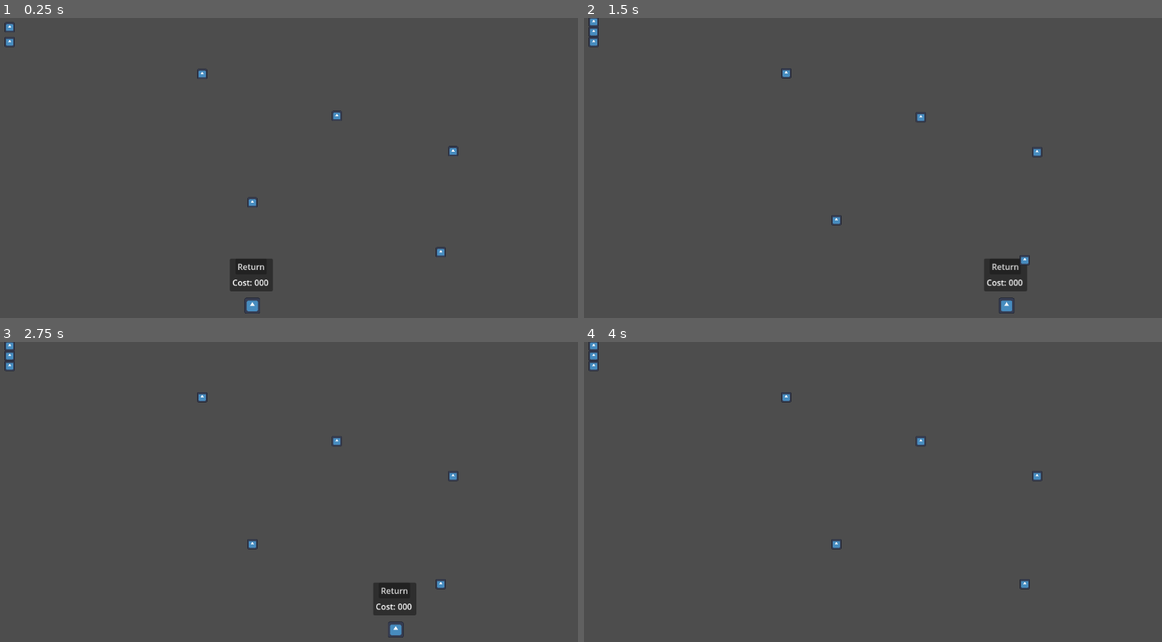
Above: before the commit, frames 1-4 (two rows, left to right).
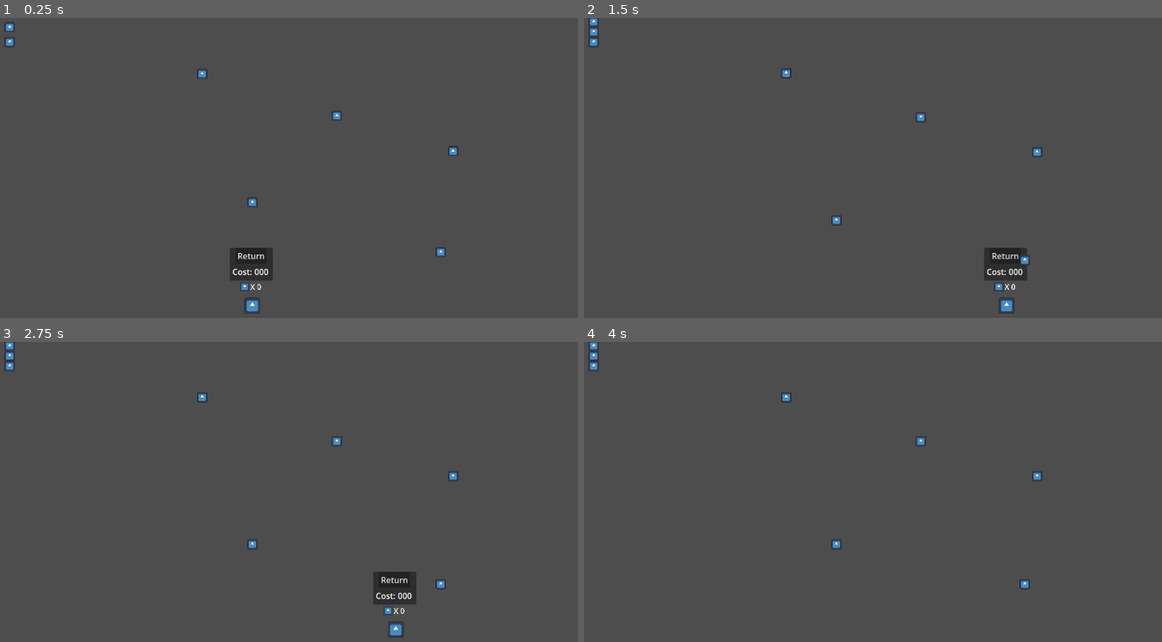
Above: after the commit, the same moments.

Repository: lplinna/Upcharge
Game: Godot game, scene res://Scenes/main_scene.tscn
Two runs of this game, one before a commit and one after it. Both use one fixed random seed, a clock stepped at 60 frames per second and the inputs below. The engine's default icon, where the game draws it, is replaced by a stand-in: a white triangle on a blue panel in a dark square.
Inputs:
- Up to frame 1 (0.25 s): no input
- Up to frame 2 (1.5 s): hold D (move_right) from 0.53 s (still down); tap W (move_up) at 0.77 s
- Up to frame 3 (2.75 s): tap W (move_up) at 1.52 s; release D (move_right) at 2.03 s; hold A (move_left) from 2.03 s (still down)
- Up to frame 4 (4 s): release A (move_left) at 2.78 s; hold D (move_right) from 2.78 s (still down); tap W (move_up) at 3.02, 3.77 s

The runs differ from the first frame. In frame 1, 0.6% of the frame differs, in the area x 39-48%, y 76-92%; in frame 2, 0.6%; in frame 3, 0.6%; in frame 4, nothing differs.

Commit message:
Added coin counter

Diff:
--- /dev/null
+++ b/Scenes/coin_count.tscn
@@ -0,0 +1,17 @@
+[gd_scene load_steps=3 format=3 uid="uid://bf5na3qssy1ux"]
+
+[ext_resource type="Texture2D" uid="uid://ccc2yu17f42bt" path="res://icon.svg" id="1_c742g"]
+[ext_resource type="Script" path="res://Scripts/coin_count.gd" id="2_py0kc"]
+
+[node name="CoinCount" type="Sprite2D"]
+scale = Vector2(0.145, 0.145)
+texture = ExtResource("1_c742g")
+script = ExtResource("2_py0kc")
+
+[node name="Label" type="Label" parent="."]
+offset_left = 75.8621
+offset_top = -68.9655
+offset_right = 222.862
+offset_bottom = 69.0345
+theme_override_font_sizes/font_size = 101
+text = "X 0"
--- a/Scenes/main_scene.tscn
+++ b/Scenes/main_scene.tscn
@@ -1,9 +1,10 @@
-[gd_scene load_steps=10 format=3 uid="uid://dmxh36lkghlvy"]
+[gd_scene load_steps=11 format=3 uid="uid://dmxh36lkghlvy"]
 
 [ext_resource type="Texture2D" uid="uid://ccc2yu17f42bt" path="res://icon.svg" id="1_b10hd"]
 [ext_resource type="Script" path="res://Scripts/Player.gd" id="1_e7d48"]
 [ext_resource type="PackedScene" uid="uid://fjd6tdto2orx" path="res://Scenes/PopUp.tscn" id="3_k3m6n"]
-[ext_resource type="PackedScene" path="res://Scenes/Coin.tscn" id="4_l0prk"]
+[ext_resource type="PackedScene" uid="uid://cdm56i1aanfts" path="res://Scenes/Coin.tscn" id="4_l0prk"]
+[ext_resource type="PackedScene" uid="uid://bf5na3qssy1ux" path="res://Scenes/coin_count.tscn" id="5_lvqi5"]
 
 [sub_resource type="CapsuleShape2D" id="CapsuleShape2D_rmbm4"]
 radius = 18.0
@@ -36,11 +37,13 @@
 texture = ExtResource("1_b10hd")
 
 [node name="PopUp" parent="Player" instance=ExtResource("3_k3m6n")]
-visible = false
 offset_left = -40.0
-offset_top = -88.0
+offset_top = -109.0
 offset_right = -40.0
-offset_bottom = -88.0
+offset_bottom = -109.0
+
+[node name="CoinCount" parent="Player" instance=ExtResource("5_lvqi5")]
+position = Vector2(-15, -37)
 
 [node name="StaticBody2D" type="StaticBody2D" parent="."]
 
--- a/Scripts/Coin.gd
+++ b/Scripts/Coin.gd
@@ -1,5 +1,7 @@
 extends RigidBody2D
 class_name Coin
+
+const CoinCounter = preload("res://Scenes/coin_count.tscn")
 
 var claimed: bool = false
 
--- a/Scripts/Player.gd
+++ b/Scripts/Player.gd
@@ -12,6 +12,7 @@
 @export var fall_threshold: float = 100
 
 @onready var PopUp = $PopUp
+@onready var CoinCount = $CoinCount
 
 ## Movement variables
 var time_jump_pressed: float = 0
@@ -25,6 +26,7 @@
 
 func _ready():
 	PopUp.init(self)
+	CoinCount.init(self)
 
 func _physics_process(delta):
 	velocity.y += gravity_intensity * delta
--- /dev/null
+++ b/Scripts/coin_count.gd
@@ -0,0 +1,10 @@
+extends Sprite2D
+class_name coin_count
+
+@onready var label = $Label
+
+func init(player_ref: Player):
+	pass
+
+func _process(delta):
+	label.text = "X %s" % get_parent().coins
